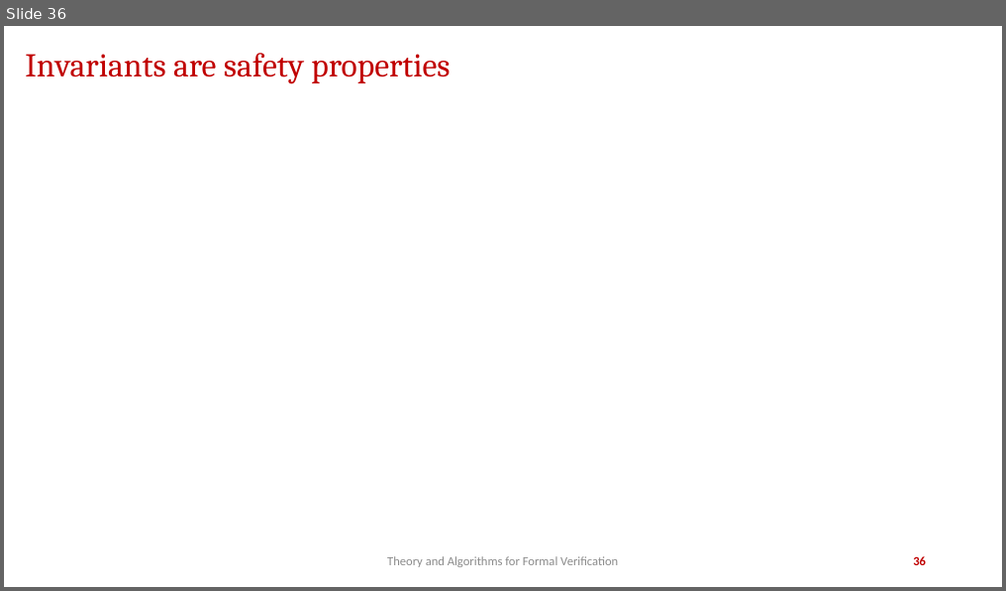
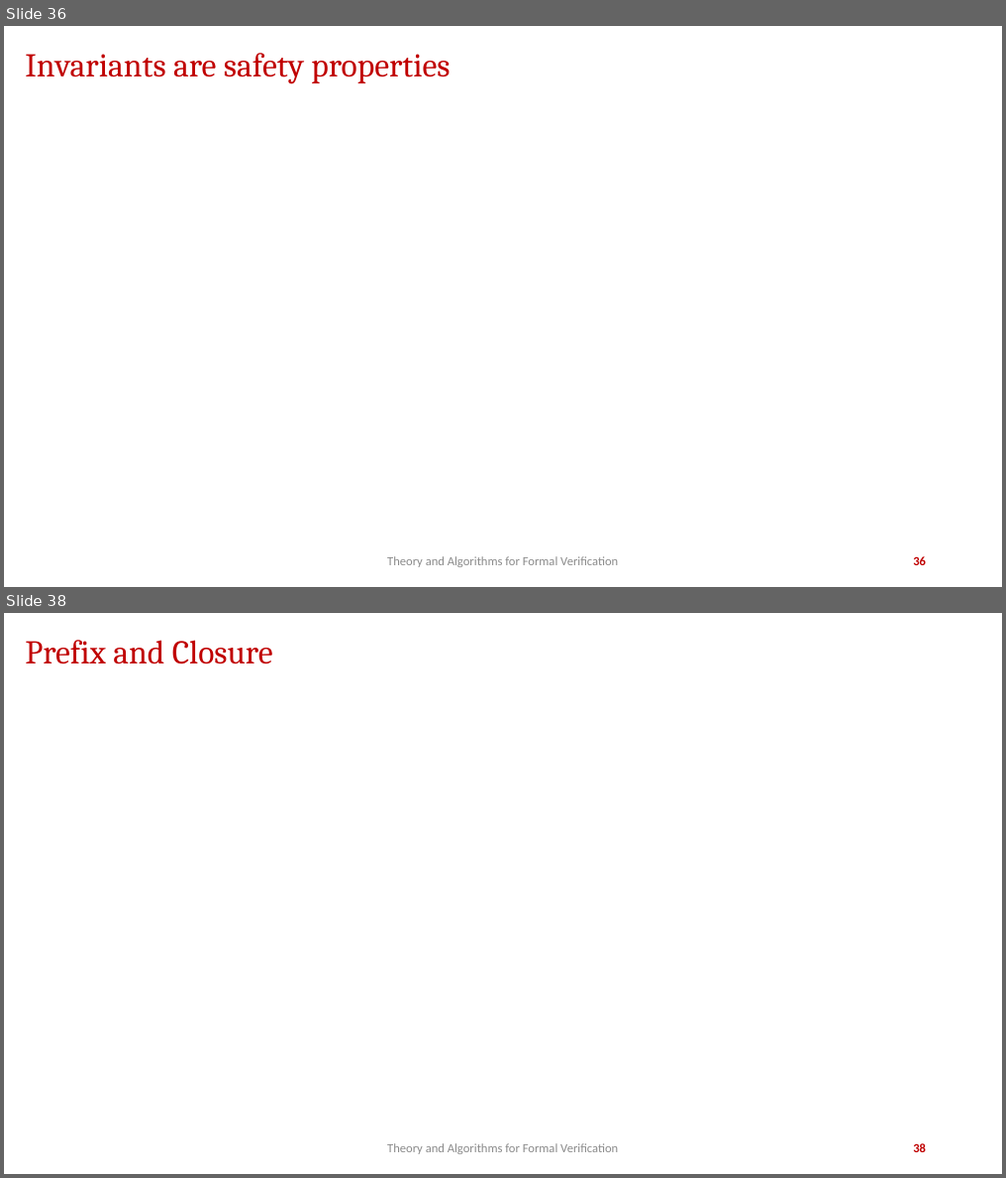
Before and after one commit to jdeshmukh/jdeshmukh.github.io, a slide deck: teaching/fvTheorySlides/SafetyLiveness.pptx. Shown one above the other, each under a label of ours: slide 36 before the commit, slides 36 and 38 after it; the slides between them are not shown. The pictures are 1006x591 and 1006x1178 pixels, drawn with LibreOffice and Linux fonts; fonts in the diff are those of the drawing; grey boxes stand for pictures; background and template pictures are left out. Boxes give left, top, right and bottom in pixels: in the first picture for what was removed or moved away, otherwise in the second. Text is boxed around its words. In the diff, an @@ line names an element or a change of style, - is before the commit and + after.

```diff
--- a/teaching/fvTheorySlides/SafetyLiveness.pptx
+++ b/teaching/fvTheorySlides/SafetyLiveness.pptx
@@ slide 38 added at (4,613,1002,1174), background #FFFFFF @@
@@ title added at (25,640,273,664), 32 pt, text #C00000 @@
+Prefix and Closure
@@ text added at (387,1144,618,1155), 12 pt, text #8C8C8C @@
+Theory and Algorithms for Formal Verification
@@ page number added at (913,1144,926,1153), 12 pt, text #C00000, bold @@
+38
```
Also in this commit, not shown: 12 other slides added, 3 other files.
